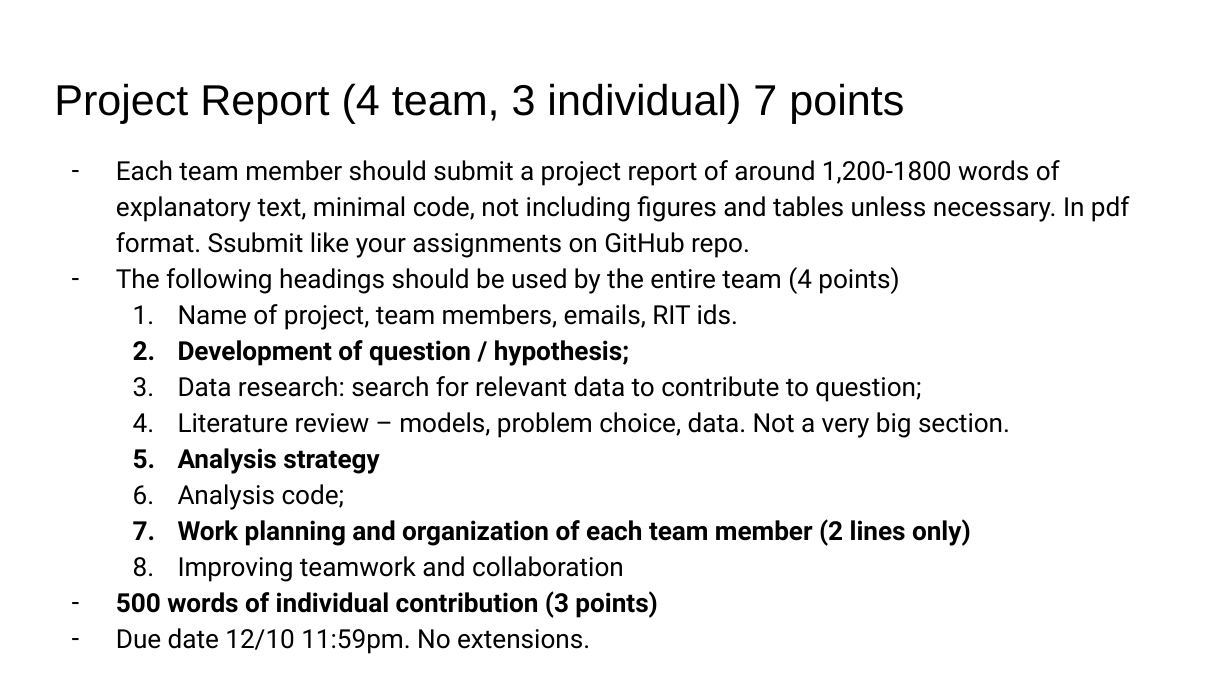
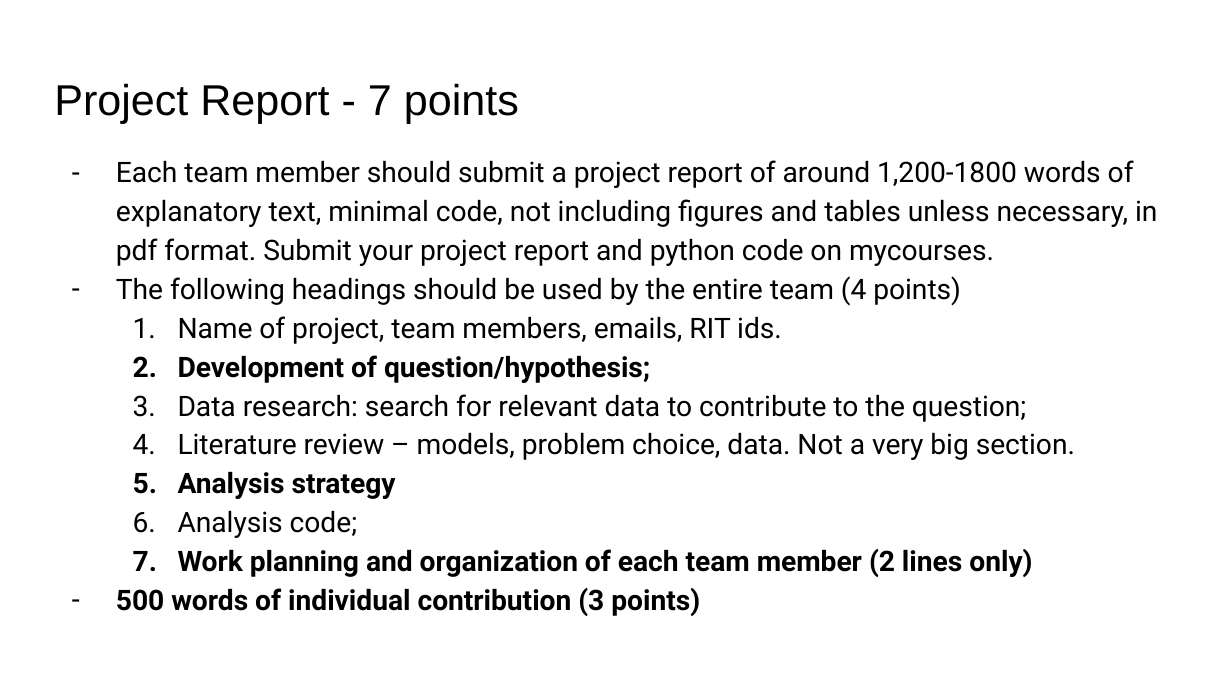
Before and after one commit to gk5951/RIT-DSCI-633-FDS, a slide deck: slide 4 of Syllabus/ProjectFiles/ProjectGradingRubric.pptx. Drawn at 1232x693 pixels with LibreOffice and Linux fonts; fonts in the diff are those of the drawing. Boxes give left, top, right and bottom in pixels: in the first picture for what was removed or moved away, otherwise in the second. Text is boxed around its words. In the diff, an @@ line names an element or a change of style, - is before the commit and + after.

Commit message:
Updated Project Folder

```diff
--- a/Syllabus/ProjectFiles/ProjectGradingRubric.pptx
+++ b/Syllabus/ProjectFiles/ProjectGradingRubric.pptx
@@ title at box(54, 83, 519, 123): text changed @@
-Project Report (4 team, 3 individual) 7 points
+Project Report - 7 points
@@ text at box(116, 160, 1157, 266): text changed; size 15.3 to 16.5 pt @@
-– Each team member should submit a project report of around 1,200-1800 words of explanatory text, minimal code, not including figures and tables unless necessary. In pdf format. Ssubmit like your assignments on GitHub repo.
+– Each team member should submit a project report of around 1,200-1800 words of explanatory text, minimal code, not including figures and tables unless necessary, in pdf format. Submit your project report and python code on mycourses.
@@ text at box(116, 276, 1075, 616): size 15.3 to 16.5 pt in "The following headings should be used by ...", "Name of project, team members, emails, RIT ...", "Literature review – models, problem choice, data. ...", "Analysis strategy" and 3 more places @@
@@ text at box(178, 355, 1027, 422): text changed; size 15.3 to 16.5 pt @@
-2. Development of question / hypothesis;
-3. Data research: search for relevant data to contribute to question;
+2. Development of question/hypothesis;
+3. Data research: search for relevant data to contribute to the question;
@@ text at box(178, 556, 624, 582): paragraph removed @@
-8. Improving teamwork and collaboration
@@ text at box(116, 628, 590, 654): paragraph removed @@
-– Due date 12/10 11:59pm. No extensions.
```
Also in this commit, not shown: 2 other slides changed, 1 other file.
